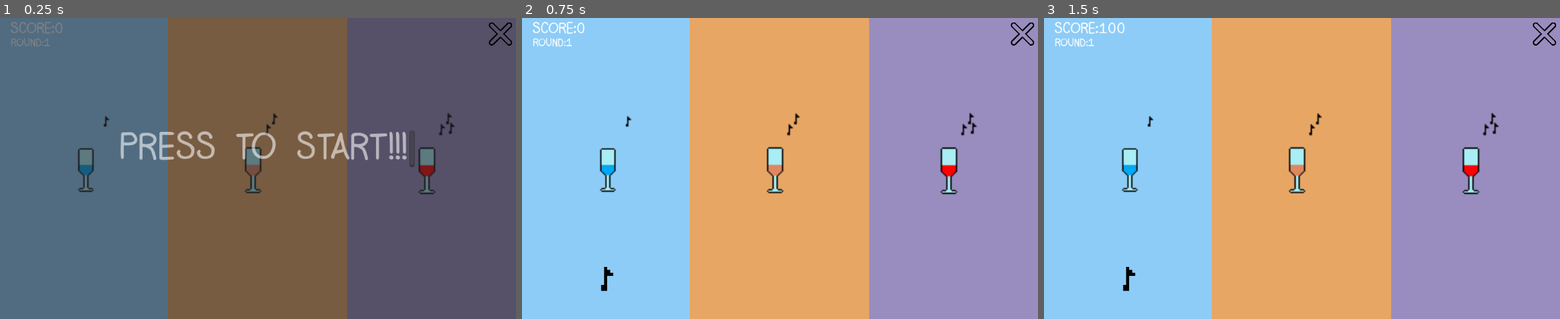
Above: before the commit, frames 1-3 (left to right).
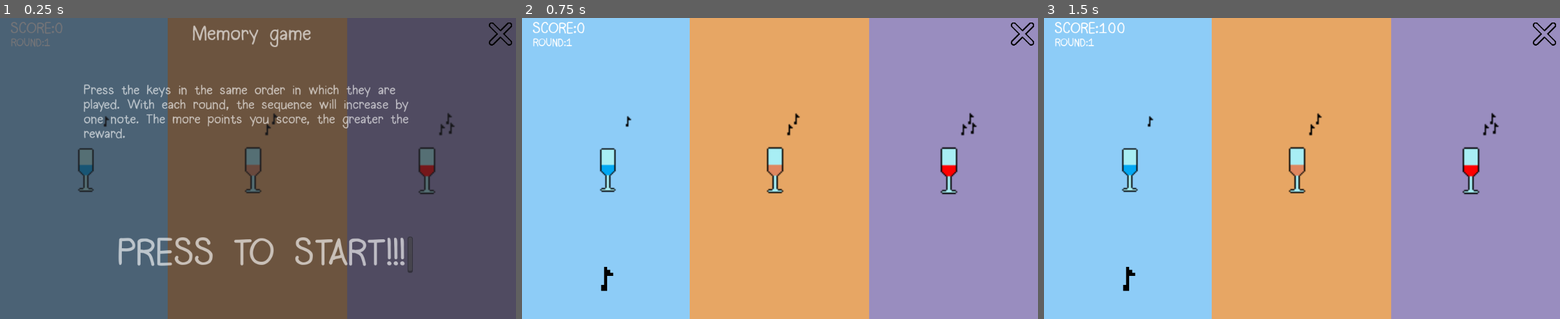
Above: after the commit, the same moments.

Repository: f1inst0ne/MemoryGame
Game: Godot game, scene res://Node2D.tscn
Two runs of this game, one before a commit and one after it. Both use one fixed random seed, a clock stepped at 60 frames per second and the inputs below. Sound files missing from this copy of the repository are replaced by a short silence.
Inputs (mouse positions are in pixels of both pictures, inside the frame that each line leads up to):
- Up to frame 1 (0.25 s): no input
- Up to frame 2 (0.75 s): click (780, 168) at 0.5 s
- Up to frame 3 (1.5 s): click (1126, 168) at 1.25 s

The runs differ from the first frame. In frame 1, 5.9% of the frame differs, in the area x 16-81%, y 2-85%; in frame 2, nothing differs; in frame 3, nothing differs.

Commit message:
Update Node2D.tscn

Diff:
--- a/Node2D.tscn
+++ b/Node2D.tscn
@@ -24,6 +24,14 @@
 size = 75
 font_data = ExtResource( 4 )
 
+[sub_resource type="DynamicFont" id=4]
+size = 40
+font_data = ExtResource( 4 )
+
+[sub_resource type="DynamicFont" id=5]
+size = 27
+font_data = ExtResource( 4 )
+
 [node name="Node2D" type="Node2D"]
 script = ExtResource( 2 )
 
@@ -113,7 +121,7 @@
 [node name="Timer" type="Timer" parent="."]
 
 [node name="StartPanel" type="Panel" parent="."]
-modulate = Color( 1, 1, 1, 0.576471 )
+modulate = Color( 1, 1, 1, 0.631373 )
 margin_left = -13.0
 margin_right = 1027.0
 margin_bottom = 607.0
@@ -123,12 +131,28 @@
 margin_bottom = 605.0
 
 [node name="StartText" type="RichTextLabel" parent="StartPanel"]
-margin_left = 250.0
-margin_top = 224.0
-margin_right = 837.0
-margin_bottom = 298.0
+margin_left = 246.0
+margin_top = 435.0
+margin_right = 833.0
+margin_bottom = 509.0
 custom_fonts/normal_font = SubResource( 1 )
 text = "PRESS TO START!!!"
+
+[node name="Lable" type="RichTextLabel" parent="StartPanel"]
+margin_left = 395.0
+margin_top = 14.0
+margin_right = 655.0
+margin_bottom = 82.0
+custom_fonts/normal_font = SubResource( 4 )
+text = "Memory game"
+
+[node name="Instruction" type="RichTextLabel" parent="StartPanel"]
+margin_left = 179.0
+margin_top = 131.0
+margin_right = 877.0
+margin_bottom = 291.0
+custom_fonts/normal_font = SubResource( 5 )
+text = "Press the keys in the same order in which they are played. With each round, the sequence will increase by one note. The more points you score, the greater the reward."
 
 [node name="RestartPanel" type="Panel" parent="."]
 visible = false
Not shown: 1 places in Node2D.tscn that only renumber resources
